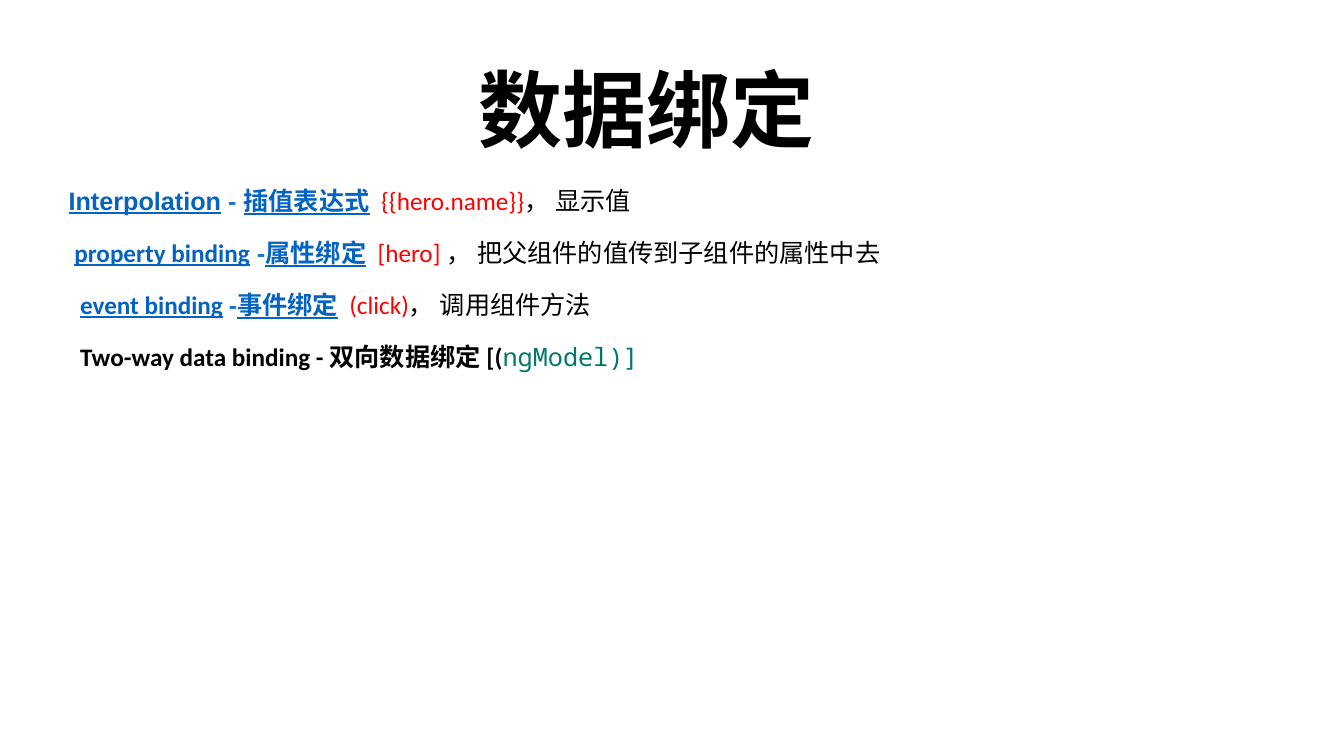
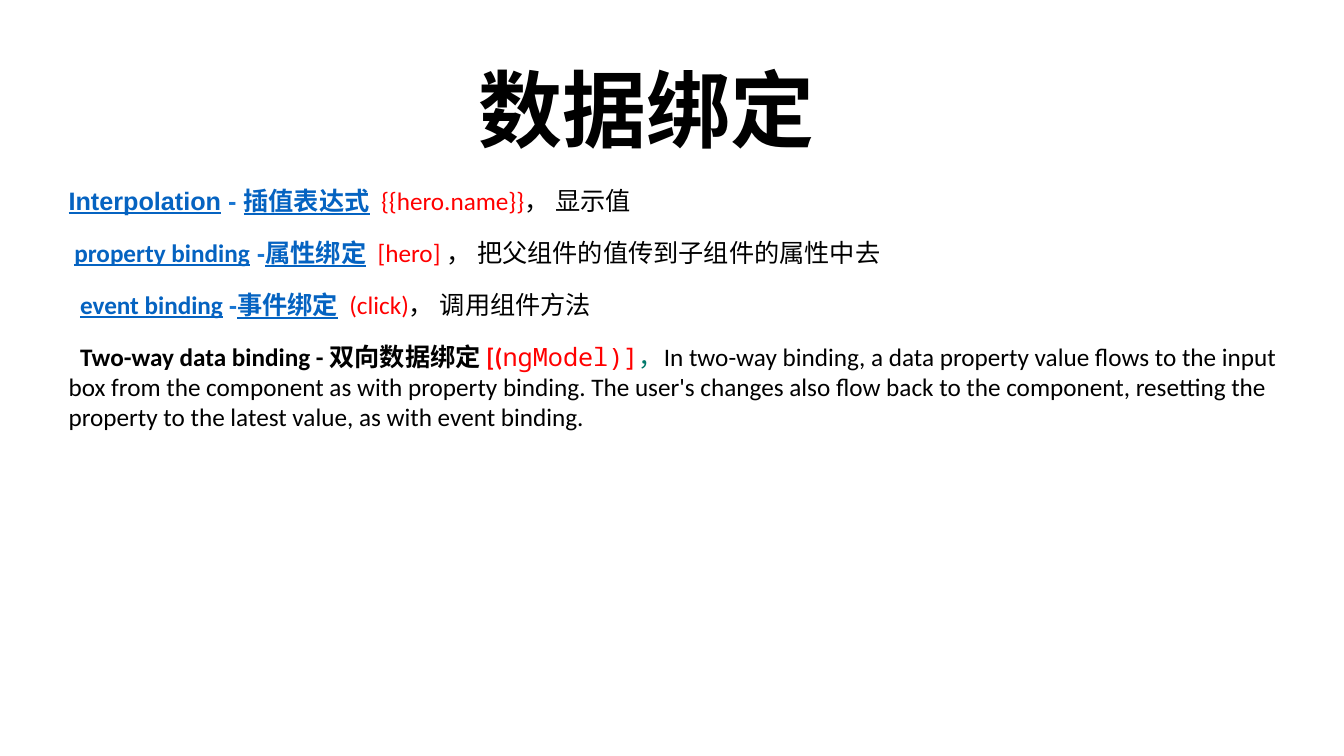
Before and after one commit to FredJiangFei/MyDocuments, a slide deck: slide 6 of Angular summary/Angular.pptx. Drawn at 1344x756 pixels with LibreOffice and Linux fonts; fonts in the diff are those of the drawing. Boxes give left, top, right and bottom in pixels: in the first picture for what was removed or moved away, otherwise in the second. Text is boxed around its words. In the diff, an @@ line names an element or a change of style, - is before the commit and + after.

```diff
--- a/Angular summary/Angular.pptx
+++ b/Angular summary/Angular.pptx
@@ text at (69,344,1276,431): text changed; bold off @@
-Two-way data binding - 双向数据绑定 [(ngModel)]
+Two-way data binding - 双向数据绑定 [(ngModel)]，In two-way binding, a data property value flows to the input box from the component as with property binding. The user's changes also flow back to the component, resetting the property to the latest value, as with event binding.
```
Also in this commit, not shown: 1 other slide changed, 2 slides added, 1 other file.
